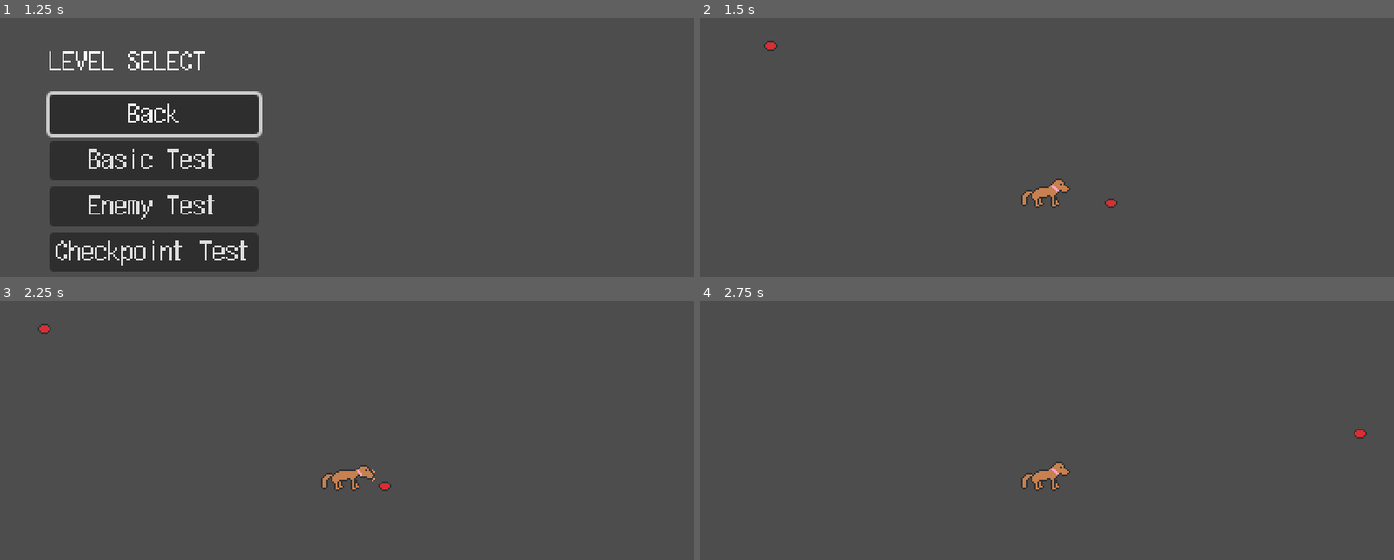
Above: before the commit, frames 1-4 (two rows, left to right).
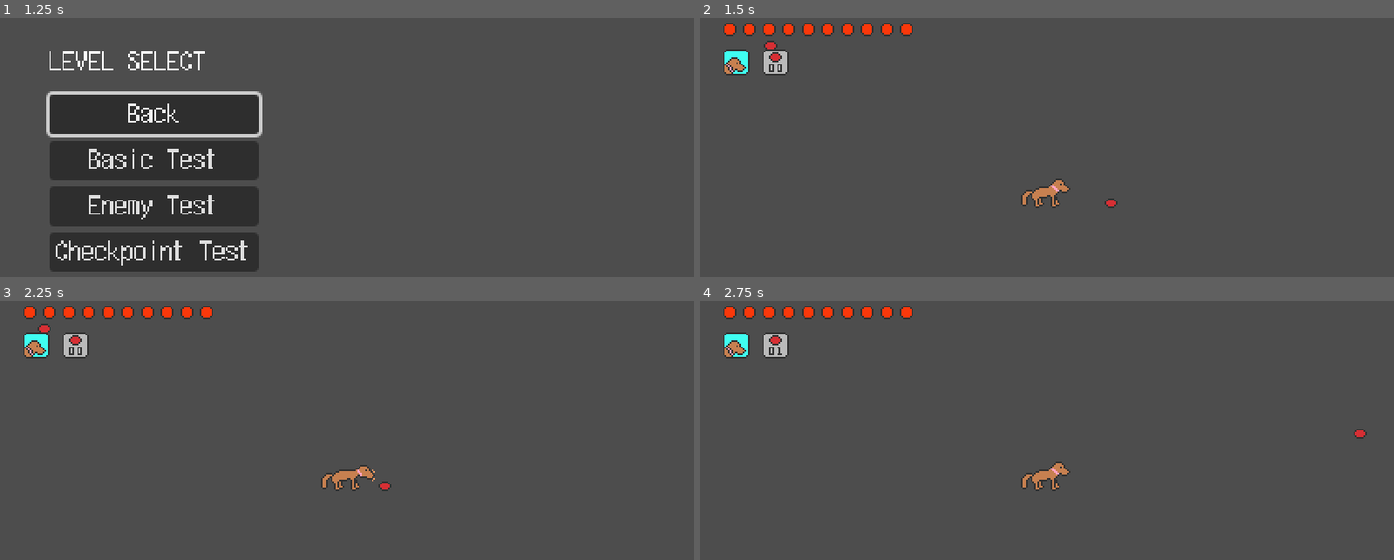
Above: after the commit, the same moments.

Repository: AmossGuy/The-Adventures-of-Gracie
Game: Godot game, scene res://menu.tscn
The game is run twice, just before and just after one commit, with the same random seed, the same clock (stepped at 60 frames per second) and the same inputs.
Inputs (mouse positions are in pixels of both pictures, inside the frame that each line leads up to):
- Up to frame 1 (1.25 s): click "Level Select" at 0.5 s
- Up to frame 2 (1.5 s): click "Basic Test" at 1.25 s
- Up to frame 3 (2.25 s): tap Enter at 2 s; move the mouse to (499, 456) at 2.02 s; hold Right (right) from 2.03 s (still down); tap X (attack) at 2.1 s; click (499, 456) at 2.17 s
- Up to frame 4 (2.75 s): keep holding Right (right); tap Z (jump) at 2.27 s

Frame 1 is identical in both runs. In frame 2, 1.5% of the frame differs, in the area x 3-31%, y 2-23%; in frame 3, 1.5%; in frame 4, 1.5%.
Error in both runs: Invalid access to property or key 'scene_file_path' on a base object of type 'null instance'. (res://checkpoint_hack_please_refactor.gd:7)

Commit message:
use player_spawn in all levels

Diff:
--- a/levels/test.tscn
+++ b/levels/test.tscn
@@ -2,8 +2,8 @@
 
 [ext_resource type="TileSet" uid="uid://b28ltapshelnf" path="res://tilesets/placeholder.tres" id="1"]
 [ext_resource type="Script" path="res://level_manager.gd" id="1_8ptt1"]
-[ext_resource type="PackedScene" uid="uid://iqcxisnp2jie" path="res://objects/dog.tscn" id="2"]
 [ext_resource type="PackedScene" uid="uid://bd8vhpj1hl0hq" path="res://objects/frisbee.tscn" id="3"]
+[ext_resource type="PackedScene" uid="uid://db48rlylh3q2p" path="res://objects/player_spawn.tscn" id="3_ucdpc"]
 
 [node name="test" type="Node2D"]
 script = ExtResource("1_8ptt1")
@@ -13,8 +13,9 @@
 format = 2
 layer_0/tile_data = PackedInt32Array(-4128828, 0, 0, -4194302, 0, 0, -4063292, 0, 0, -4128766, 0, 0, -3997756, 0, 0, -4 …(3859 unchanged characters)…
 
-[node name="dog" parent="." instance=ExtResource("2")]
+[node name="player_spawn" parent="." instance=ExtResource("3_ucdpc")]
 position = Vector2(-608, -272)
+start = true
 
 [node name="frisbee" parent="." instance=ExtResource("3")]
 position = Vector2(-568, -272)
--- a/levels/test_enemies.tscn
+++ b/levels/test_enemies.tscn
@@ -2,8 +2,8 @@
 
 [ext_resource type="Script" path="res://level_manager.gd" id="1_dnx0r"]
 [ext_resource type="TileSet" uid="uid://b28ltapshelnf" path="res://tilesets/placeholder.tres" id="1_jvog0"]
-[ext_resource type="PackedScene" uid="uid://iqcxisnp2jie" path="res://objects/dog.tscn" id="2_agm5r"]
 [ext_resource type="PackedScene" uid="uid://bd8vhpj1hl0hq" path="res://objects/frisbee.tscn" id="3_5xe55"]
+[ext_resource type="PackedScene" uid="uid://db48rlylh3q2p" path="res://objects/player_spawn.tscn" id="3_htemg"]
 [ext_resource type="PackedScene" uid="uid://bsyvngtw7pf6t" path="res://objects/e_squirrel.tscn" id="4_e2d56"]
 [ext_resource type="PackedScene" uid="uid://d7mggav0wkdy" path="res://objects/e_dog.tscn" id="6_1gn3c"]
 
@@ -15,8 +15,9 @@
 format = 2
 layer_0/tile_data = PackedInt32Array(-262140, 10, 0, -262139, 10, 0, -262138, 10, 0, -262137, 10, 0, -262136, 10, 0, -2 …(2176 unchanged characters)…
 
-[node name="dog" parent="." instance=ExtResource("2_agm5r")]
+[node name="player_spawn" parent="." instance=ExtResource("3_htemg")]
 position = Vector2(96, -64)
+start = true
 
 [node name="Node2D" type="Node2D" parent="."]
 
